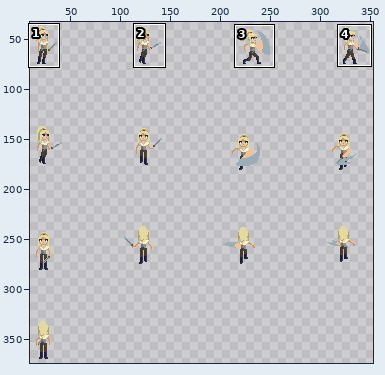
Sprite sheet: Assets/Sprites/Rue/Done anims/Sword/Rue_Attack_Sword_sprite-Sheet.png. Above: a wide view before the commit, with the close-up outlined.
Close-up. Earlier state:
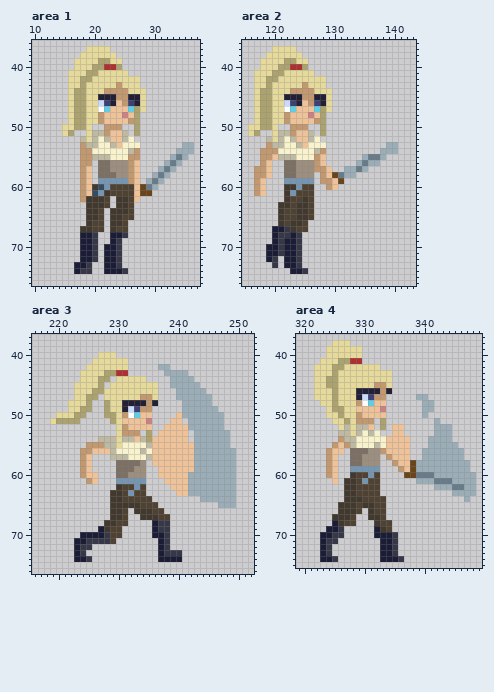
The file is 400x400 pixels. Shown: area 1: x 10..37, y 36..76; area 2: x 115..143, y 36..76; area 3: x 216..252, y 37..76; area 4: x 319..349, y 37..75. The wide view leaves out empty margins. The commit also changed other parts of the picture, which this record leaves out.
After:
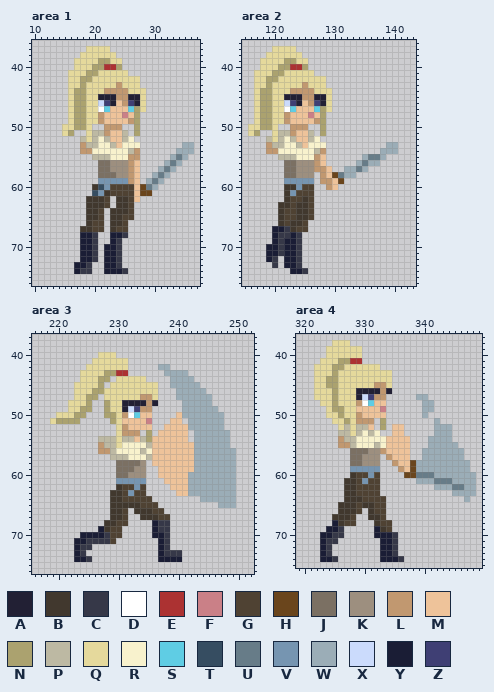
Palette (. is transparent): A #222034  B #41382e  C #363848  D #ffffff  E #ac3232  F #ca8087  G #4f4233  H #6a451c  J #7b7063  K #9d8f7f  L #c19870  M #eec39a  N #aba26f  P #bdb9a3  Q #e5d99c  R #f8f2cd  S #5fcde4  T #364d61  U #677c88  V #7695b1  W #9badb7  X #cbdbfc  Y #1a1d35  Z #3f3f74
Changes in this commit:
Area 1:
Colour L is removed in rows 55 to 56 at x 18 to 19; in rows 57 to 62 at x 18.
Colour M is removed in rows 57 to 61 at x 19.
Area 2:
Colour L is removed in row 54 at x 118; in row 55 at x 118 to 119; in row 56 at x 118; in rows 57 to 58 at x 117 to 118; in rows 59 to 61 at x 117.
Colour M is removed in row 55 at x 120; in rows 56 to 58 at x 119; in rows 59 to 61 at x 118.
Area 3:
Colour M becomes colour L in row 56 at x 227 to 228.
Colour L is removed in row 55 at x 225 to 226; in row 56 at x 224 to 225; in rows 57 to 60 at x 224; in row 61 at x 225.
Colour M is removed in row 56 at x 226; in rows 57 to 59 at x 225; in row 60 at x 225 to 226; in row 61 at x 226.
Area 4:
Colour M becomes colour L in row 55 at x 326.
Colour L is removed in row 55 at x 325; in rows 56 to 60 at x 324.
Colour M is removed in row 56 at x 325 to 326; in rows 57 to 61 at x 325.
Pixel boxes of the changes (left, top, right, bottom) in both close-ups:
erased: (80, 154, 92, 202)
erased: (254, 148, 278, 196)
changed: (80, 442, 110, 484)
changed: (326, 442, 344, 484)
